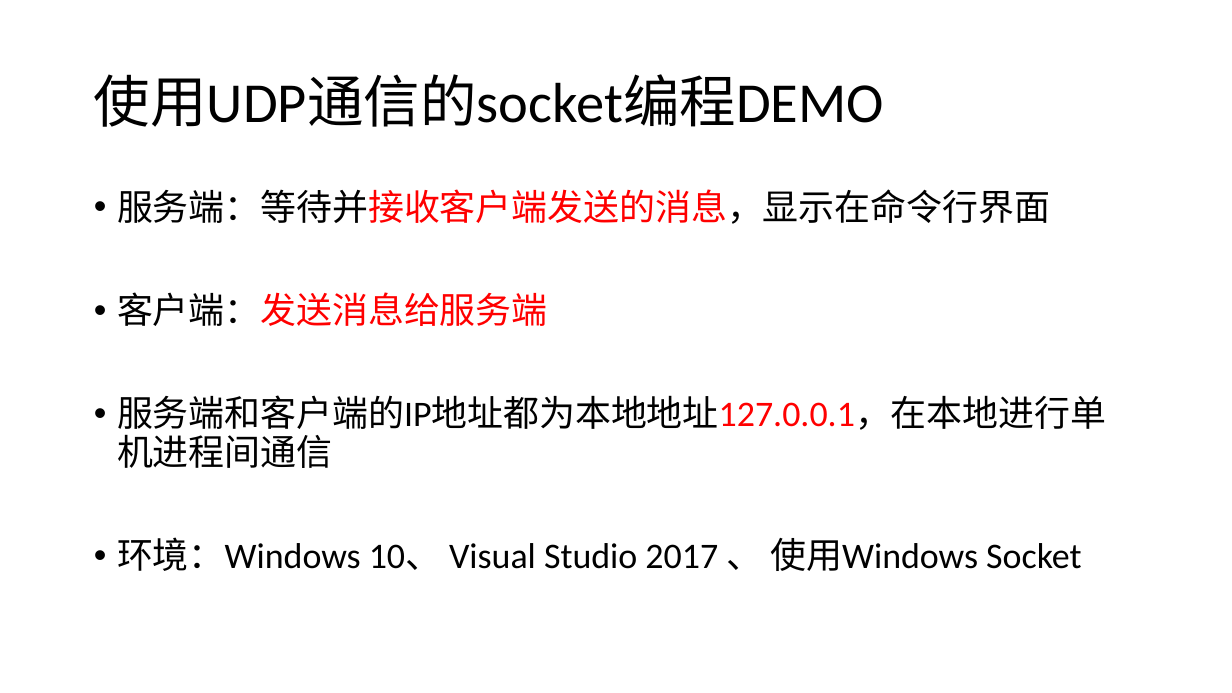
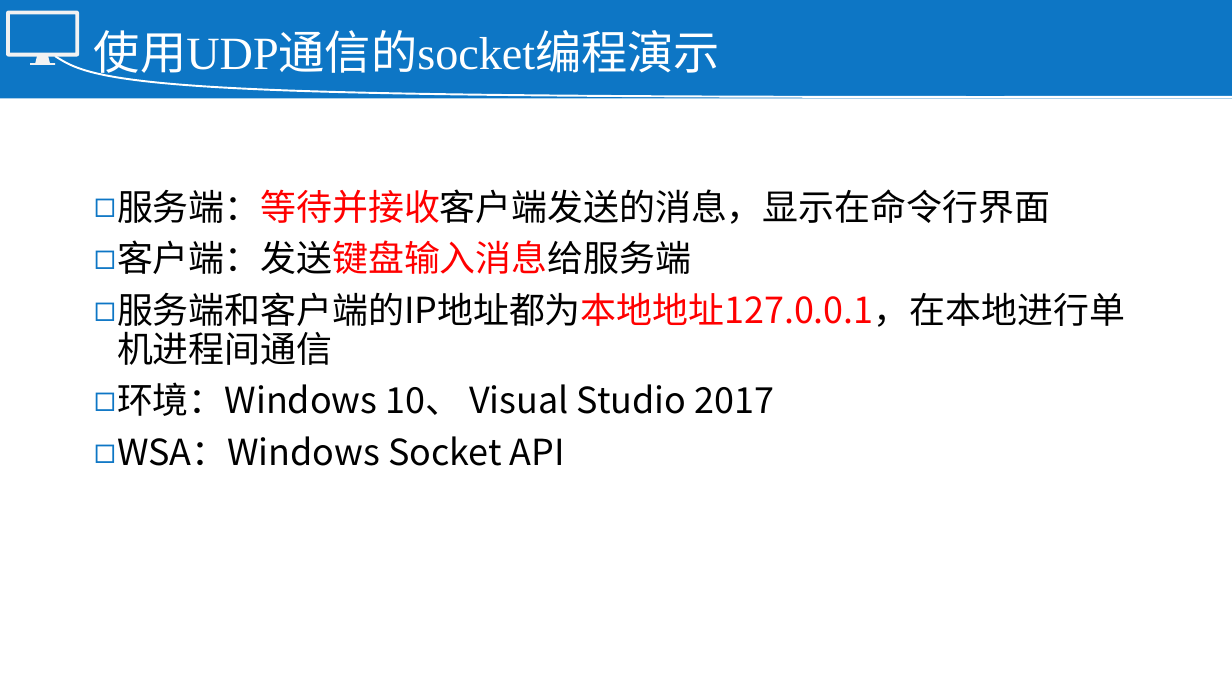
Before and after one commit to NeilKeats/SocketDemo, a slide deck: slide 8 of Windows/UDP套接字编程demo.pptx (slide 3 before the commit). Drawn at 1232x693 pixels with LibreOffice and Linux fonts; fonts in the diff are those of the drawing. Boxes give left, top, right and bottom in pixels: in the first picture for what was removed or moved away, otherwise in the second. Text is boxed around its words. In the diff, an @@ line names an element or a change of style, - is before the commit and + after.

```diff
--- a/Windows/UDP套接字编程demo.pptx
+++ b/Windows/UDP套接字编程demo.pptx
@@ background #FFFFFF to #0D76C5 @@
@@ rounded rectangle added at box(8, 13, 78, 55), outline #F2F2F2 3 pt @@
@@ trapezoid added at box(35, 55, 50, 63), fill #F2F2F2 @@
@@ freeform shape added at box(55, 56, 1232, 97), outline #FFFFFF 1.5 pt @@
@@ title at box(94, 30, 720, 81): text changed; size 44 to 36 pt; font Calibri to Times New Roman; text colour #000000 to #FFFFFF @@
-使用UDP通信的socket编程DEMO
+使用UDP通信的socket编程演示
@@ rectangle added at box(30, 63, 55, 65), fill #F2F2F2 @@
@@ rectangle added at box(0, 99, 1232, 693), fill #FFFFFF @@
@@ text at box(117, 189, 1125, 365): font Calibri to Noto Sans CJK SC, text colour #000000 to #FF0000 in "服务端：等待并接收客户端发送的消息，显示在命令行界面", "服务端和客户端的IP地址都为本地地址127.0.0.1，在本地进行单机进程间通信"; text colour #FF0000 to #000000 in "服务端：等待并接收客户端发送的消息，显示在命令行界面"; bullet • to ◻; line spacing 0.9 to 1.5; less space between paragraphs @@
@@ text at box(117, 240, 691, 274): text changed; font Calibri to Noto Sans CJK SC; text colour #FF0000 to #000000 @@
-• 客户端：发送消息给服务端
+◻ 客户端：发送键盘输入消息给服务端
@@ text at box(117, 382, 774, 466): text changed; font Calibri to Noto Sans CJK SC @@
-• 环境：Windows 10、 Visual Studio 2017 、 使用Windows Socket
+◻ 环境：Windows 10、 Visual Studio 2017
+◻ WSA：Windows Socket API
```
Also in this commit, not shown: 2 other slides changed, 8 slides added, 2 slides removed, 2 other files.
